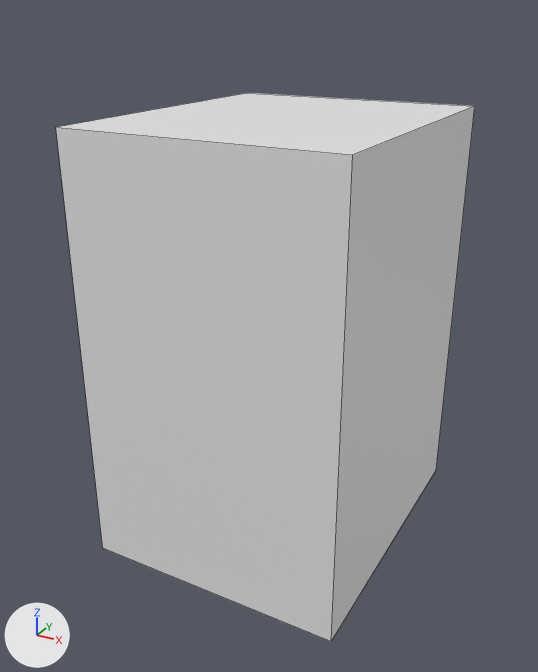
Two versions of the FBX model JN2018_04/Assets/Environment/Mesh/SM_Toilet_AG.FBX, one commit apart.
Camera for both pictures: a 50 mm lens placed at (0.68, -1.303, 1.086), pointed at (0.003, -0.072, 0.47). The lights are fixed; the arrows at lower left show +X, +Y and +Z. Mesh edges are drawn as thin lines. Where no turn or scale is listed for an object, it has been applied to the vertices.

Objects in the first picture: 'SM_Toilet_AG'.
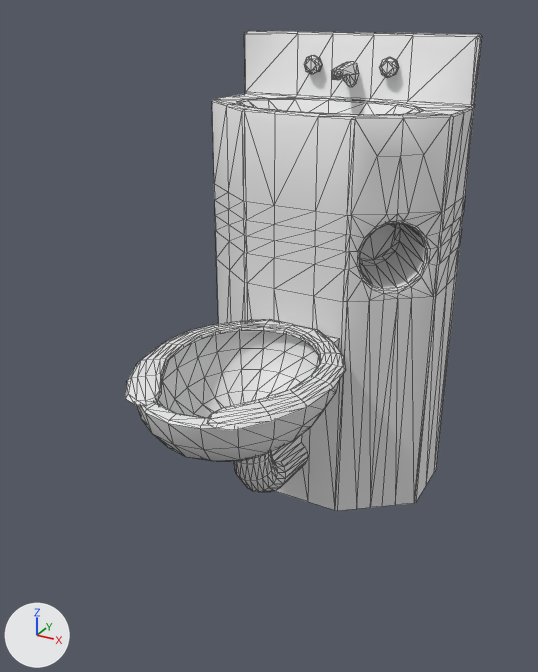
The change in detail:
me_mesh is used by ob_sm_toilet_ag; location (0.0, 0.0, 0.0).
me_mesh had 8 vertices, 6 faces and spanned x -0.275..0.275, y -0.325..0.325, z 0.0..0.9.
me_mesh now has 1071 vertices, 2025 faces and spans x -0.275..0.275, y -0.422..0.325, z 0.0..1.039.
me_mesh part 1: a new loose piece of 372 vertices spanning x -0.186..0.186, y -0.422..0.046, z 0.083..0.449.
me_mesh part 2: a new loose piece of 170 vertices spanning x -0.196..0.196, y -0.404..0.047, z 0.447..0.457.
me_mesh part 3: a new loose piece of 68 vertices spanning x -0.019..0.019, y 0.216..0.311, z 0.927..0.98.
me_mesh part 4: a new loose piece of 32 vertices spanning x -0.11..-0.07, y 0.29..0.311, z 0.952..0.992.
me_mesh part 5: a new loose piece of 32 vertices spanning x 0.07..0.11, y 0.29..0.311, z 0.952..0.992.
me_mesh part 6: 6 vertices removed from x -0.275..0.275, y -0.325..0.325, z 0.0..0.9; 395 vertices added at x -0.275..0.275, y 0.044..0.325, z 0.0..1.039.

Boxes (x1, y1, x2, y2) around the edits, measured in the pictures (538 x 672 px):
'SM_Toilet_AG', reshaped (15% narrower, 12% shorter): before (56, 93, 475, 641); after (125, 31, 482, 511)
part 1 of me_mesh, added: after (137, 320, 339, 492)
part 2 of me_mesh, added: after (125, 319, 346, 430)
part 3 of me_mesh, added: after (331, 62, 359, 87)
part 4 of me_mesh, added: after (304, 55, 322, 74)
part 5 of me_mesh, added: after (379, 57, 399, 77)
part 6 of me_mesh, built on: before (56, 93, 475, 641); after (212, 31, 482, 511)
